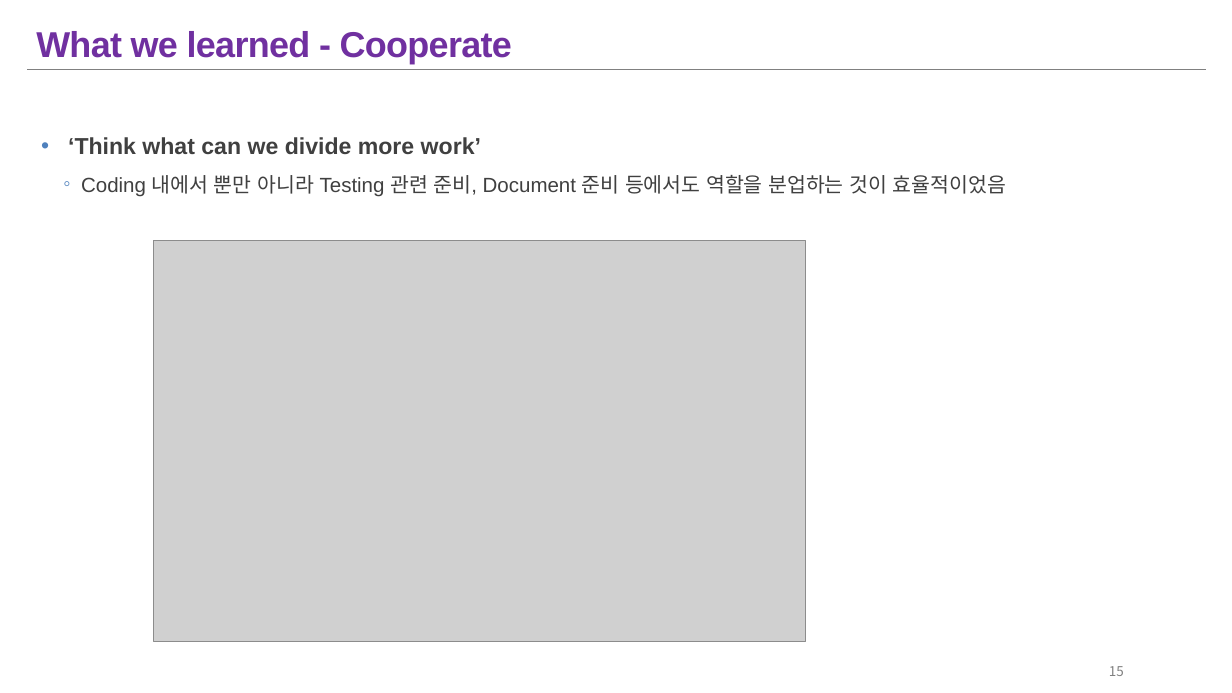
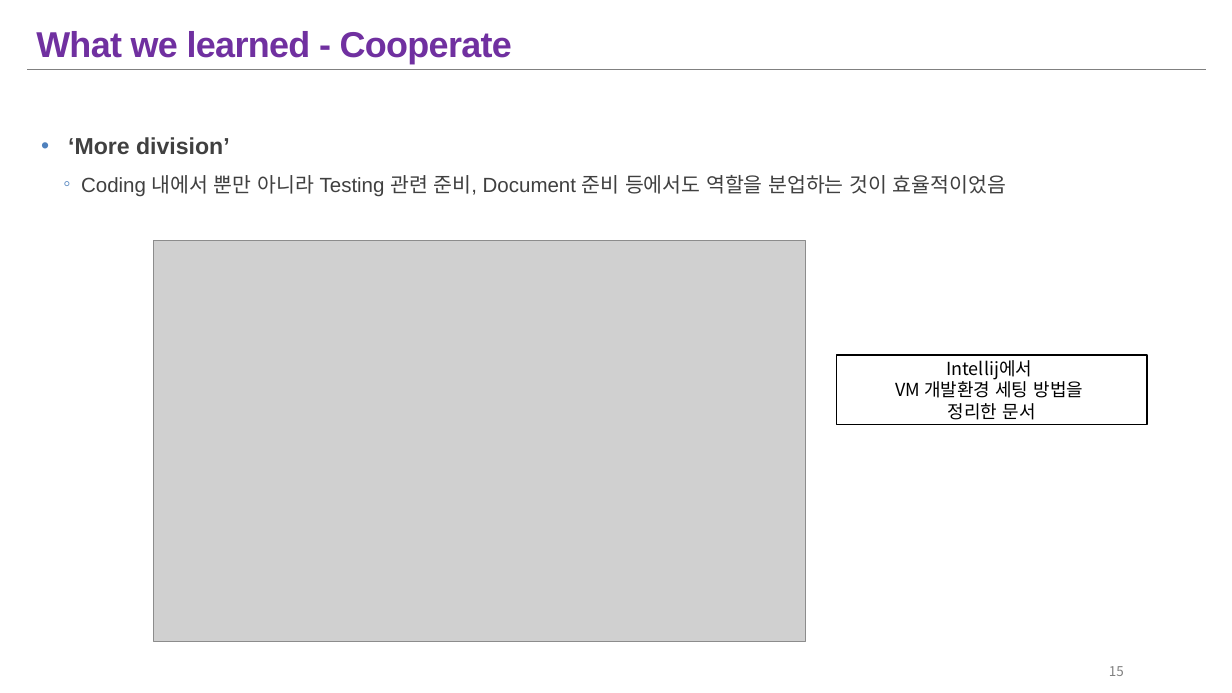
Before and after one commit to Silation/332project, a slide deck: slide 15 of Final presentation.pptx. Drawn at 1232x693 pixels with LibreOffice and Linux fonts; fonts in the diff are those of the drawing; grey boxes stand for pictures. Boxes give left, top, right and bottom in pixels: in the first picture for what was removed or moved away, otherwise in the second. Text is boxed around its words. In the diff, an @@ line names an element or a change of style, - is before the commit and + after.

```diff
--- a/Final presentation.pptx
+++ b/Final presentation.pptx
@@ text at (x1=68, y1=137, x2=230, y2=154): text changed @@
-• ‘Think what can we divide more work’
+• ‘More division’
@@ rectangle added at (x1=836, y1=355, x2=1147, y2=424), fill #FFFFFF, outline #000000 1.25 pt, 14 pt, text #000000 @@
+Intellij에서
+VM 개발환경 세팅 방법을
+정리한 문서
```
Also in this commit, not shown: 4 other slides changed.
